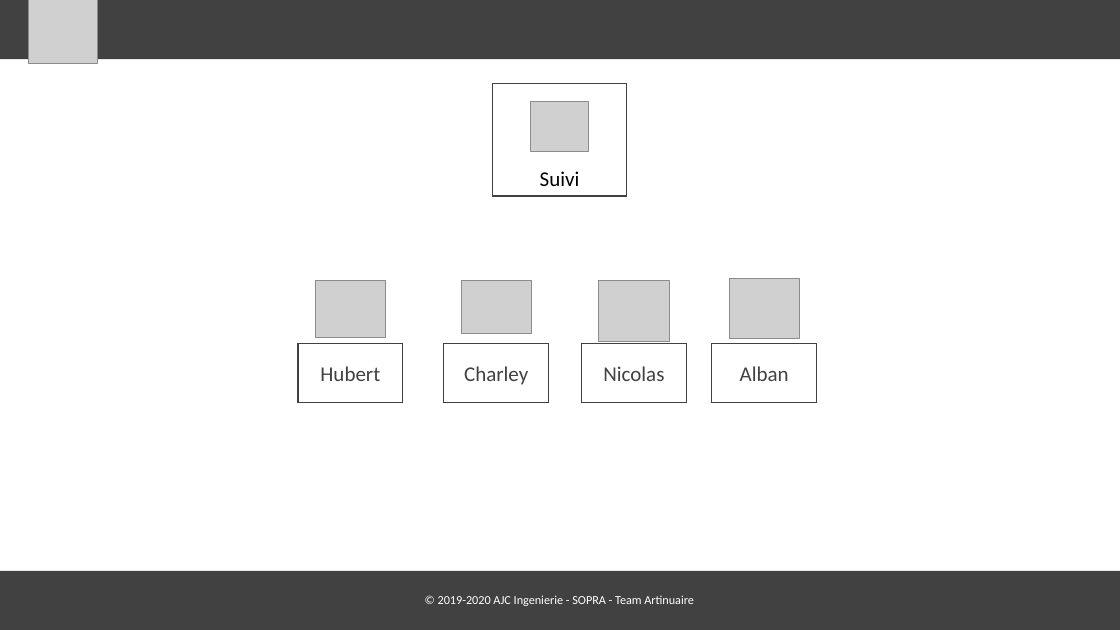
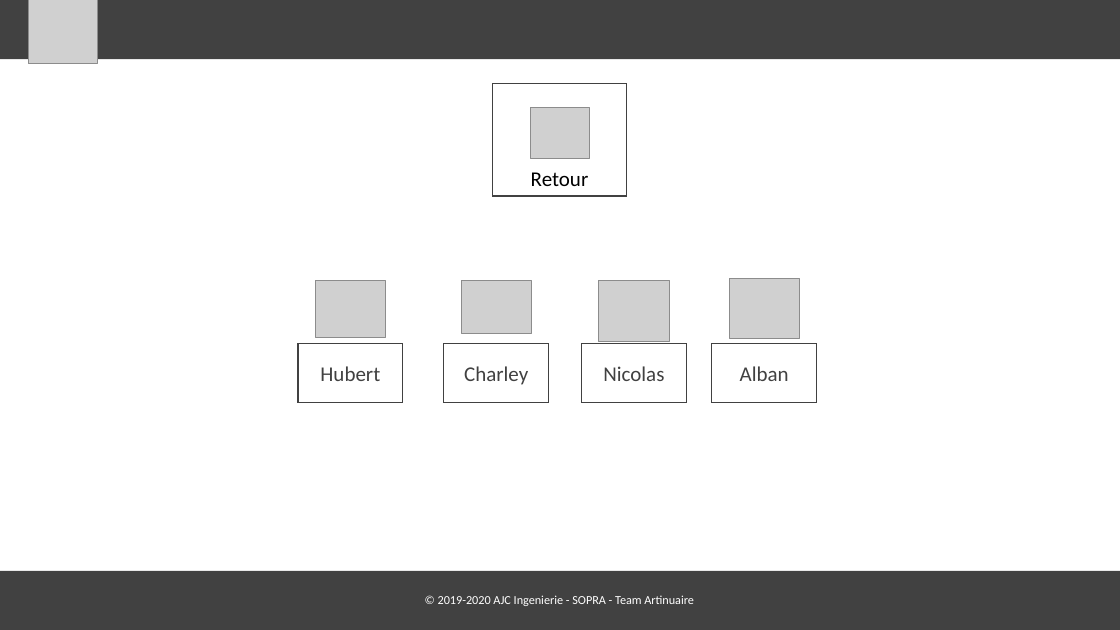
Before and after one commit to alredinor/diapo, a slide deck: slide 9 of alban.pptx. Drawn at 1120x630 pixels with LibreOffice and Linux fonts; fonts in the diff are those of the drawing; grey boxes stand for pictures. Boxes give left, top, right and bottom in pixels: in the first picture for what was removed or moved away, otherwise in the second. Text is boxed around its words. In the diff, an @@ line names an element or a change of style, - is before the commit and + after.

```diff
--- a/alban.pptx
+++ b/alban.pptx
@@ picture: place and size @@
-picture at box(530, 102, 589, 152)
+picture at box(530, 108, 589, 158)
@@ text at box(531, 172, 589, 186): text changed @@
-Suivi
+Retour
```
Also in this commit, not shown: 3 other slides changed.
